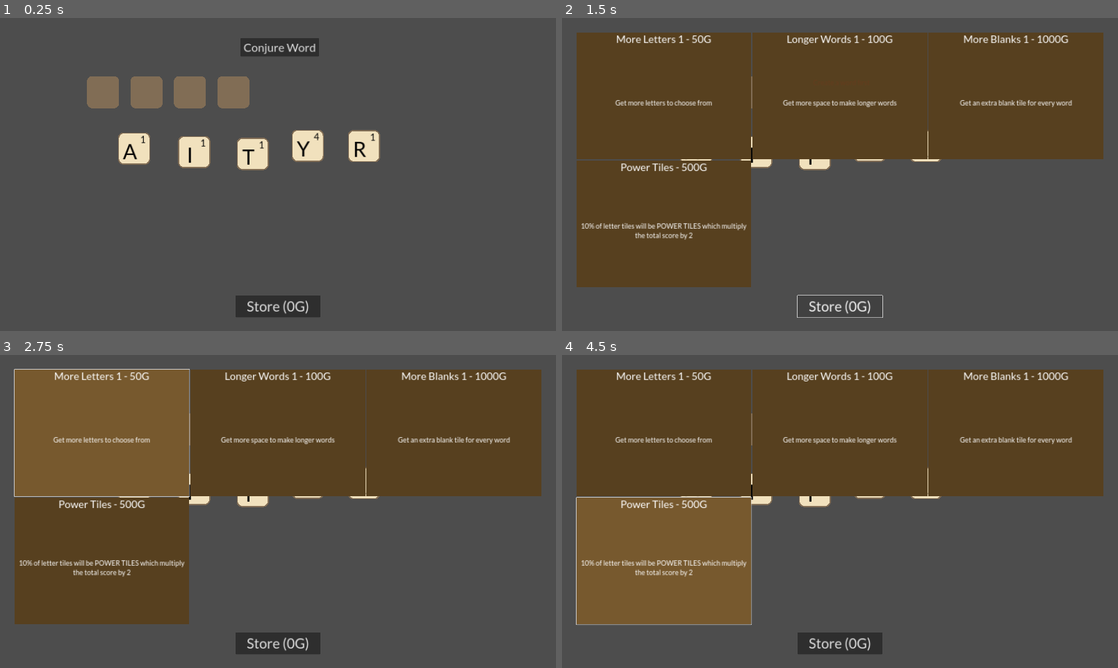
Above: before the commit, frames 1-4 (two rows, left to right).
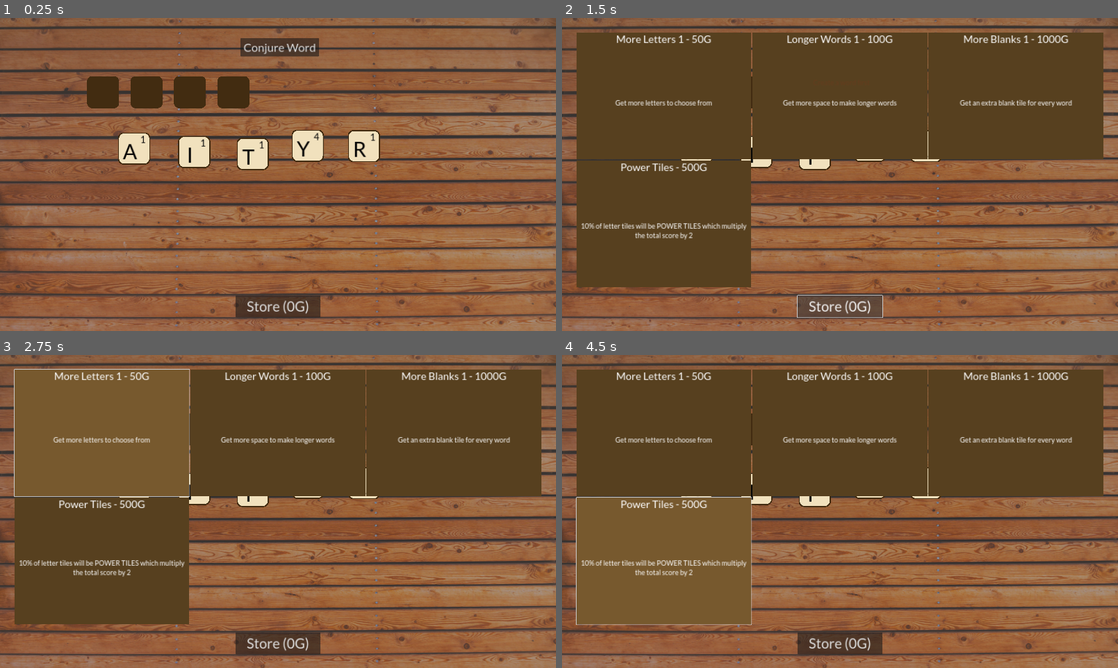
Above: after the commit, the same moments.

Repository: r0ckwav3/lexical-hexer
Game: Godot game, scene res://Scenes/Main.tscn
Same seed, same stepped clock (60 frames per second), same inputs: the game is played once before the commit and once after it.
Inputs (mouse positions are in pixels of both pictures, inside the frame that each line leads up to):
- Up to frame 1 (0.25 s): no input
- Up to frame 2 (1.5 s): click "Conjure Word" at 0.5 s; click "Store (0G)" at 1.25 s
- Up to frame 3 (2.75 s): click (100, 433) at 2 s
- Up to frame 4 (4.5 s): click (840, 433) at 2.75 s; click (1017, 433) at 3.5 s; click (662, 561) at 4.25 s

The runs differ from the first frame. In frame 1, 94% of the frame differs, in the area x 0-100%, y 0-100%; in frame 2, 47%; in frame 3, 46%; in frame 4, 46%.

Commit message:
add background

Diff:
--- a/Scenes/LetterTileSlot.tscn
+++ b/Scenes/LetterTileSlot.tscn
@@ -1,7 +1,7 @@
 [gd_scene load_steps=4 format=3 uid="uid://bfeam42e6lnie"]
 
-[ext_resource type="Texture2D" uid="uid://bi26pad8bf8vv" path="res://Assets/TileSlotBack.png" id="1_hdt8t"]
 [ext_resource type="Script" path="res://Scripts/LetterTileSlot.gd" id="1_nl5su"]
+[ext_resource type="Texture2D" uid="uid://bujox5r2pbuhx" path="res://Assets/SlotBack.png" id="2_wtdeq"]
 
 [sub_resource type="RectangleShape2D" id="RectangleShape2D_ajiri"]
 size = Vector2(504.505, 504.505)
@@ -22,4 +22,4 @@
 z_index = -1
 position = Vector2(56, 56)
 scale = Vector2(0.222, 0.222)
-texture = ExtResource("1_hdt8t")
+texture = ExtResource("2_wtdeq")
--- a/Scenes/Main.tscn
+++ b/Scenes/Main.tscn
@@ -1,10 +1,17 @@
-[gd_scene load_steps=4 format=3 uid="uid://0fueqn37fy4g"]
+[gd_scene load_steps=5 format=3 uid="uid://0fueqn37fy4g"]
 
 [ext_resource type="PackedScene" uid="uid://b3433w3smwcax" path="res://Scenes/StoreManager.tscn" id="1_gp512"]
+[ext_resource type="Texture2D" uid="uid://p3rlidkpulph" path="res://Assets/Wood-070.png" id="1_x5tel"]
 [ext_resource type="PackedScene" uid="uid://yo7h5sb4cq00" path="res://Scenes/ScrabbleManager.tscn" id="2_yub0x"]
 [ext_resource type="PackedScene" uid="uid://cuox088lh6hy8" path="res://Scenes/AdventureQueue.tscn" id="3_5x3sy"]
 
 [node name="Main" type="Node"]
+
+[node name="Wood-070" type="Sprite2D" parent="."]
+z_index = -10
+position = Vector2(966.5, 542.25)
+scale = Vector2(1.81389, 1.54868)
+texture = ExtResource("1_x5tel")
 
 [node name="ScrabbleManager" parent="." instance=ExtResource("2_yub0x")]
 slot_count = 4
Binary file added: Assets/SlotBack.png
Not shown, added: Assets/SlotBack.png.import
Binary file changed: Assets/TileBack.png
Binary file added: Assets/Wood-070.png
Not shown, added: Assets/Wood-070.png.import
